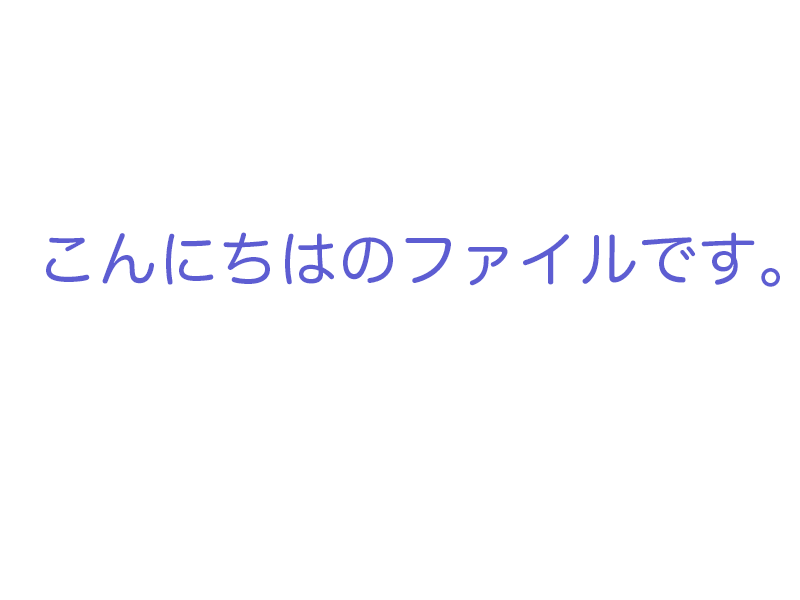
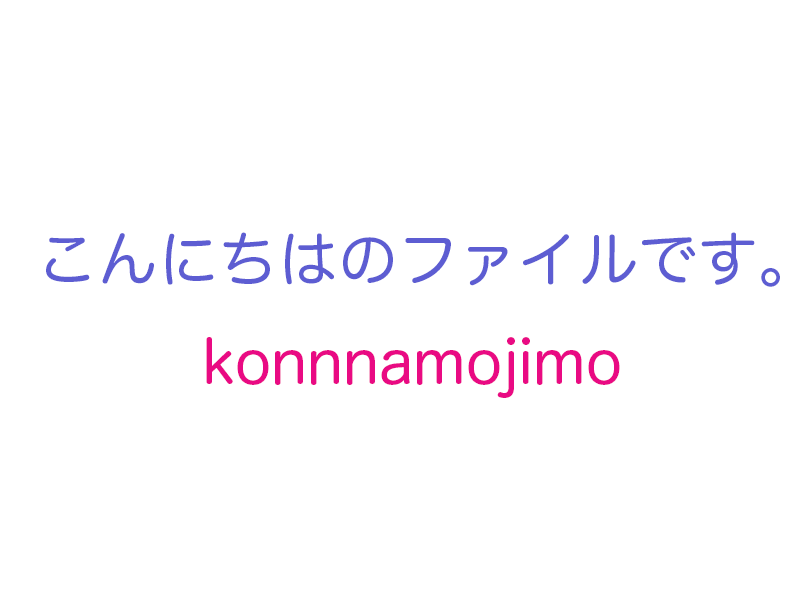
Layer changes from the first w=800, h=600 image to the second:
added layer "konnnamojimo" above "こんにちはのファイルです。" over box(206, 337, 620, 398)
